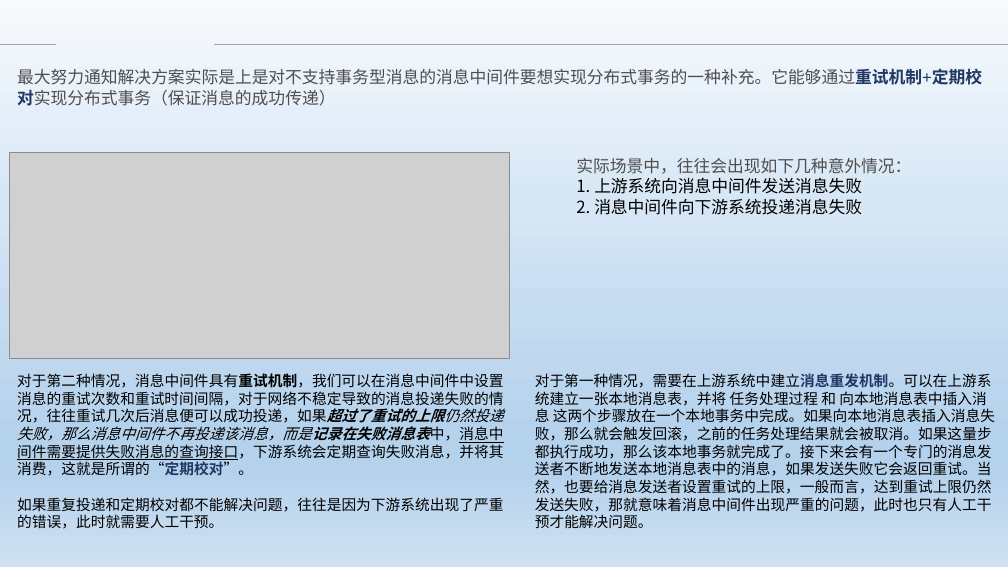
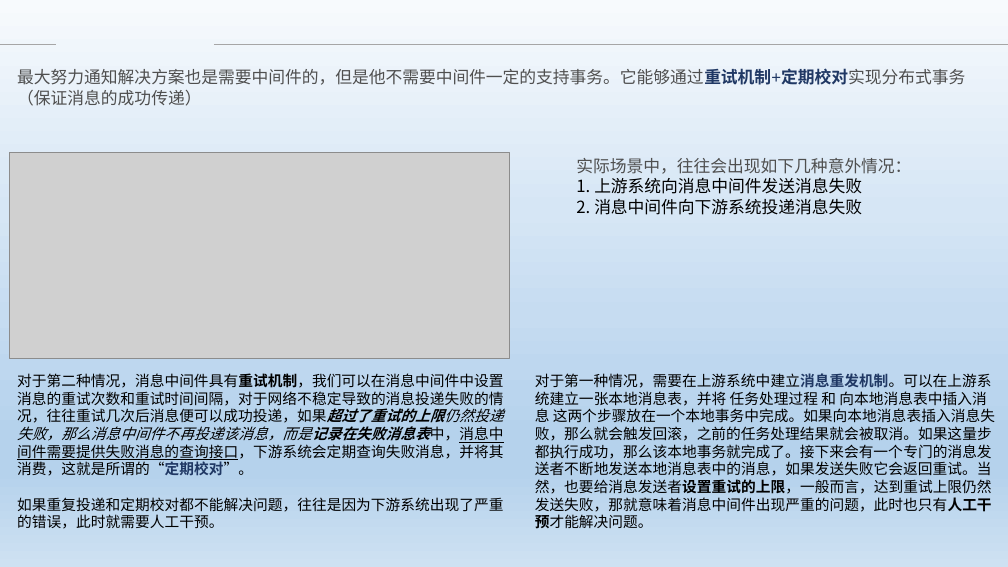
Before and after one commit to Heffie199/zhao_Note, a slide deck: slide 11 of 分布式事务的解决方案 .pptx. Drawn at 1008x567 pixels with LibreOffice and Linux fonts; fonts in the diff are those of the drawing; grey boxes stand for pictures; background and template pictures are left out. Boxes give left, top, right and bottom in pixels: in the first picture for what was removed or moved away, otherwise in the second. Text is boxed around its words. In the diff, an @@ line names an element or a change of style, - is before the commit and + after.

```diff
--- a/分布式事务的解决方案 .pptx
+++ b/分布式事务的解决方案 .pptx
@@ text at box(17, 68, 965, 106): text changed @@
-最大努力通知解决方案实际是上是对不支持事务型消息的消息中间件要想实现分布式事务的一种补充。它能够通过重试机制+定期校对实现分布式事务（保证消息的成功传递）
+最大努力通知解决方案也是需要中间件的，但是他不需要中间件一定的支持事务。它能够通过重试机制+定期校对实现分布式事务（保证消息的成功传递）
@@ text "对于第一种情况，需要在上游系统中建立消息重发机制。可以在上游系统建立一张本地消息表，并将 任务处理过程 和 向本地消息表 ..." at box(535, 373, 995, 529): bold on in "这两个步骤放在一个本地事务中完成。如果向本地消息表插入消息失败，那么就会触发回滚，之前的任务处理结果就会被取消。如果这量 ..." @@
```
Also in this commit, not shown: 11 other slides changed, 2 other files.
